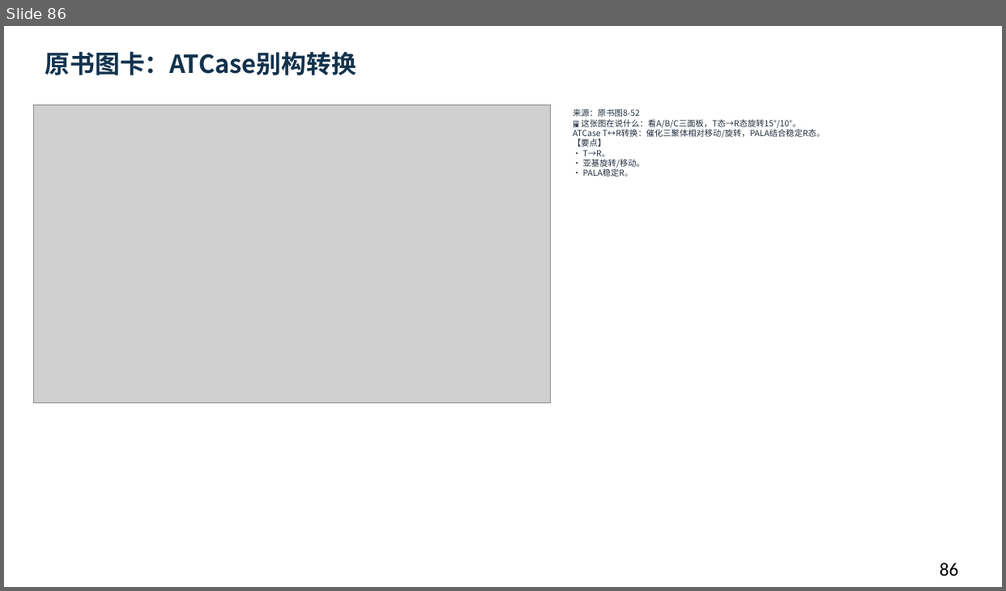
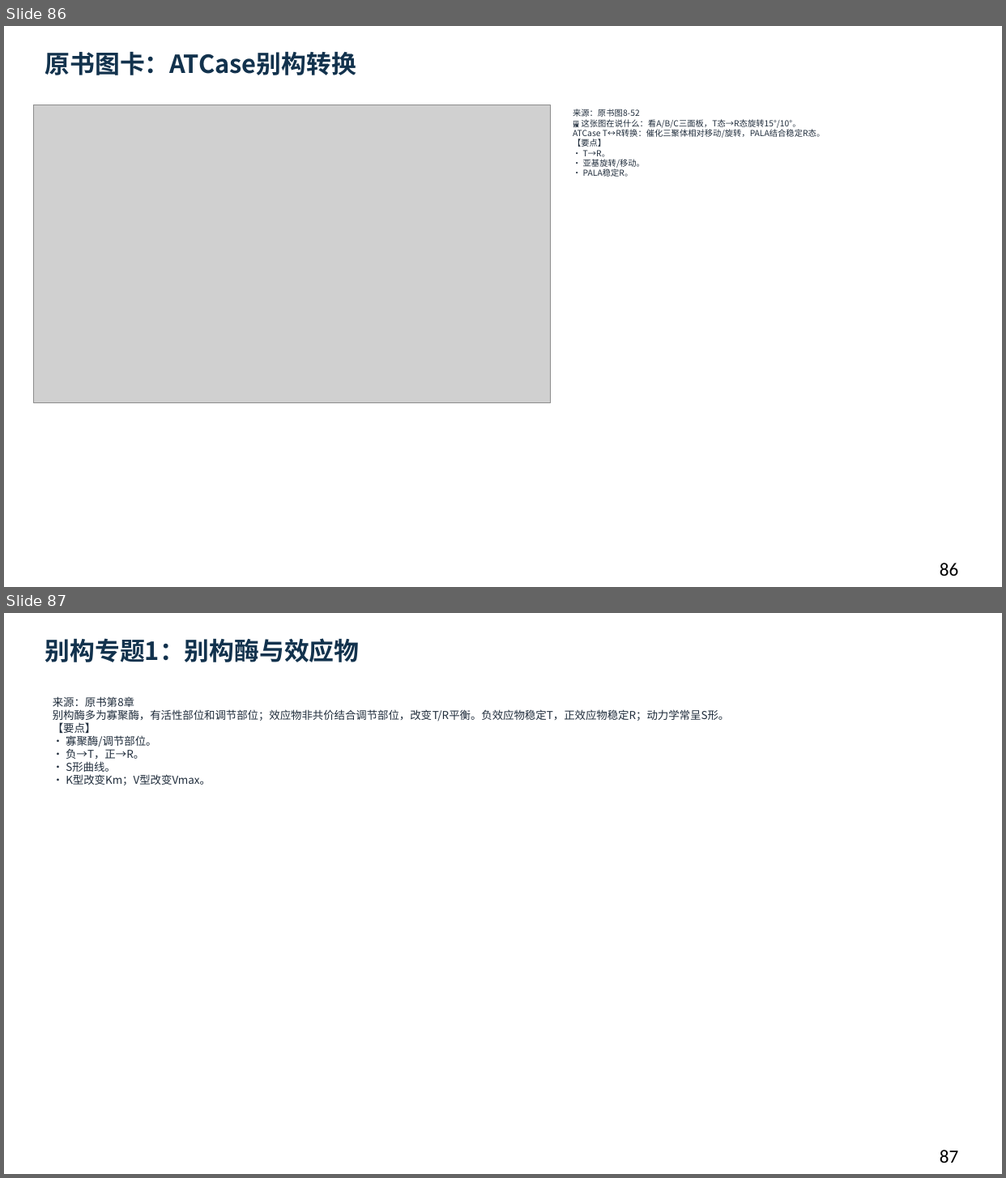
Before and after one commit to newkan-li/Biochemistry, a slide deck: downloads/bc08-ai-style.pptx. Shown one above the other, each under a label of ours: slide 86 before the commit, slides 86 and 87 after it. The pictures are 1006x591 and 1006x1178 pixels, drawn with LibreOffice and Linux fonts; fonts in the diff are those of the drawing; grey boxes stand for pictures. Boxes give left, top, right and bottom in pixels: in the first picture for what was removed or moved away, otherwise in the second. Text is boxed around its words. In the diff, an @@ line names an element or a change of style, - is before the commit and + after.

```diff
--- a/downloads/bc08-ai-style.pptx
+++ b/downloads/bc08-ai-style.pptx
@@ slide 87 added at (4, 613, 1002, 1174), background #FFFFFF @@
@@ text added at (45, 638, 360, 662), 24 pt, text #12324D, bold @@
+别构专题1：别构酶与效应物
@@ text added at (53, 696, 730, 786), 10.5 pt, text #202D3C @@
+来源：原书第8章
+别构酶多为寡聚酶，有活性部位和调节部位；效应物非共价结合调节部位，改变T/R平衡。负效应物稳定T，正效应物稳定R；动力学常呈S形。
+【要点】
+• 寡聚酶/调节部位。
+• 负→T，正→R。
+• S形曲线。
+• K型改变Km；V型改变Vmax。
@@ text added at (940, 1150, 958, 1163), 18 pt, text #000000 @@
+87
```
Also in this commit, not shown: 1 slide changed, 11 other slides added, 10 other files.
